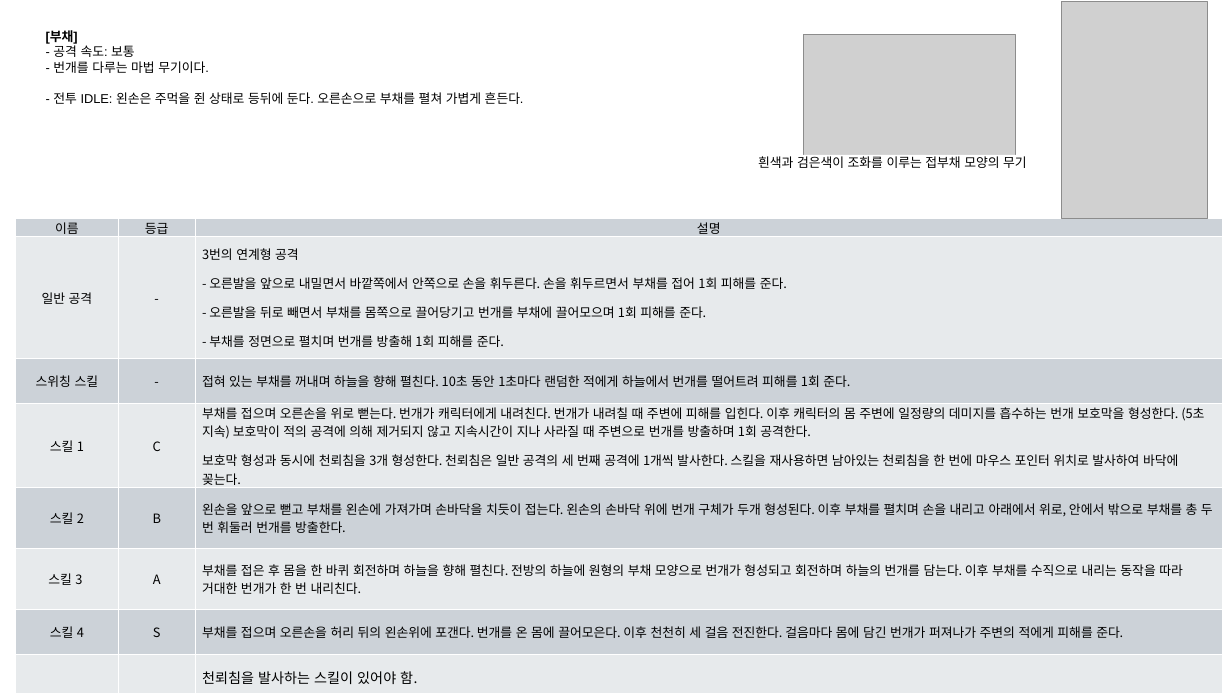
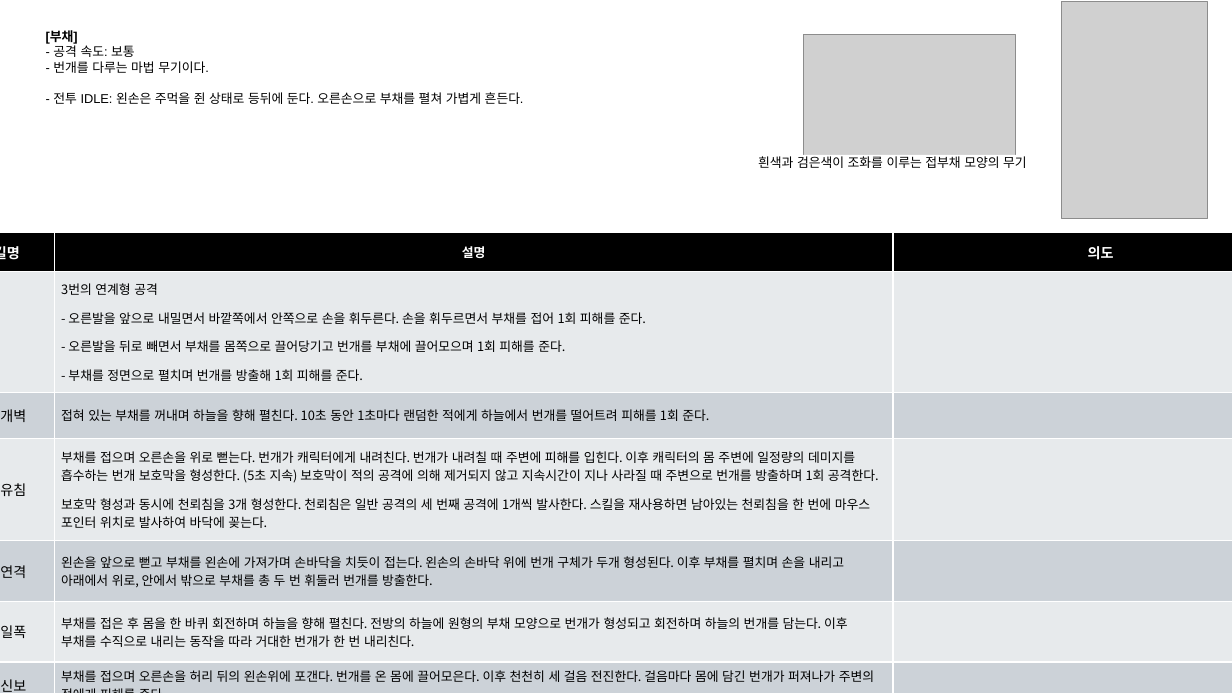
Before and after one commit to hjs0913/GameDesign, a slide deck: slide 9 of 액션&경영 RPG/스킬/리트루기아_부채스킬기획.pptx. Drawn at 1232x693 pixels with LibreOffice and Linux fonts; fonts in the diff are those of the drawing; grey boxes stand for pictures. Boxes give left, top, right and bottom in pixels: in the first picture for what was removed or moved away, otherwise in the second. Text is boxed around its words. In the diff, an @@ line names an element or a change of style, - is before the commit and + after.

```diff
--- a/액션&경영 RPG/스킬/리트루기아_부채스킬기획.pptx
+++ b/액션&경영 RPG/스킬/리트루기아_부채스킬기획.pptx
@@ table at [0, 233, 1232, 693] @@
-column 2: 등급 | - | - | C | B | A | S | 
+column 2: 스킬명 |  | 천뢰개벽 | 천뢰유침 | 천뢰연격 | 천뢰일폭 | 천뢰신보 | 
+column 4: 의도 |  |  |  |  |  |  | 
@@ table: place and size @@
-table at [16, 218, 1223, 688]
+table at [0, 233, 1232, 693]
```
Also in this commit, not shown: 3 other slides changed, 1 other file.
